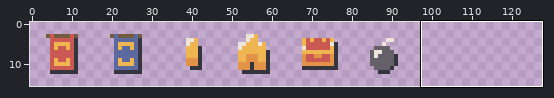
One commit to this pixel-art file: Assets/Resources/Sprites/Icons.aseprite. Above: a wide view before the commit, with the close-up outlined.
Close-up. Before the commit:
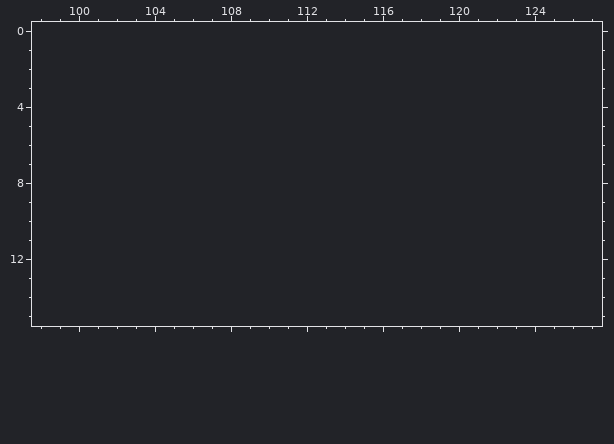
96x16 pixels, 1 frame. Colours within 5 levels of each other are drawn and written as one. Shown: x 98..127, y 0..15. The old version is drawn lined up with the new one, on the new canvas.
New version:
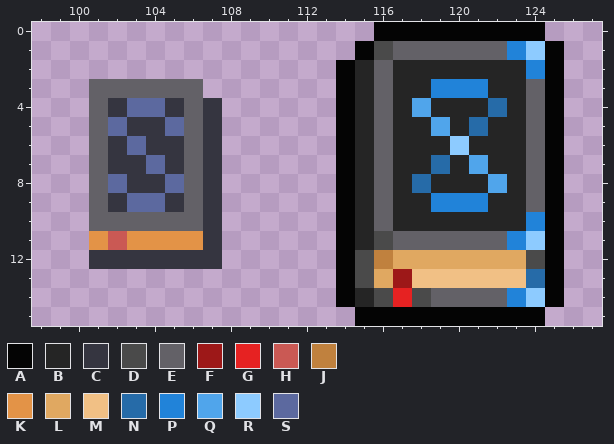
Palette (. is transparent): A #040404  B #252525  C #353540  D #4a4a4a  E #636167  F #9d1818  G #e62222  H #ca5954  J #c0813e  K #e39347  L #e0a861  M #f1c085  N #266ba8  P #2183d9  Q #50a5eb  R #8dcbff  S #5c699f
From old to new:
canvas 96x16 -> 128x16
y 0: x 116..124 ......... -> AAAAAAAAA
y 1: x 115..125 ........... -> ADEEEEEEPRA
y 2: x 114..125 ............ -> ABEBBBBBBBPA
y 3: x 101..106 ...... -> EEEEEE; x 114..125 ............ -> ABEBBPPPBBEA
y 4: x 101..107 ....... -> ECSSCEC; x 114..125 ............ -> ABEBQBBBNBEA
y 5: x 101..107 ....... -> ESCCSEC; x 114..125 ............ -> ABEBBQBNBBEA
y 6: x 101..107 ....... -> ECSCCEC; x 114..125 ............ -> ABEBBBRBBBEA
y 7: x 101..107 ....... -> ECCSCEC; x 114..125 ............ -> ABEBBNBQBBEA
y 8: x 101..107 ....... -> ESCCSEC; x 114..125 ............ -> ABEBNBBBQBEA
y 9: x 101..107 ....... -> ECSSCEC; x 114..125 ............ -> ABEBBPPPBBEA
y 10: x 101..107 ....... -> EEEEEEC; x 114..125 ............ -> ABEBBBBBBBPA
y 11: x 101..107 ....... -> KHKKKKC; x 114..125 ............ -> ABDEEEEEEPRA
y 12: x 101..107 ....... -> CCCCCCC; x 114..125 ............ -> ADJLLLLLLLDA
y 13: x 114..125 ............ -> ADLFMMMMMMNA
y 14: x 114..125 ............ -> ABDGDEEEEPRA
y 15: x 115..124 .......... -> AAAAAAAAAA
